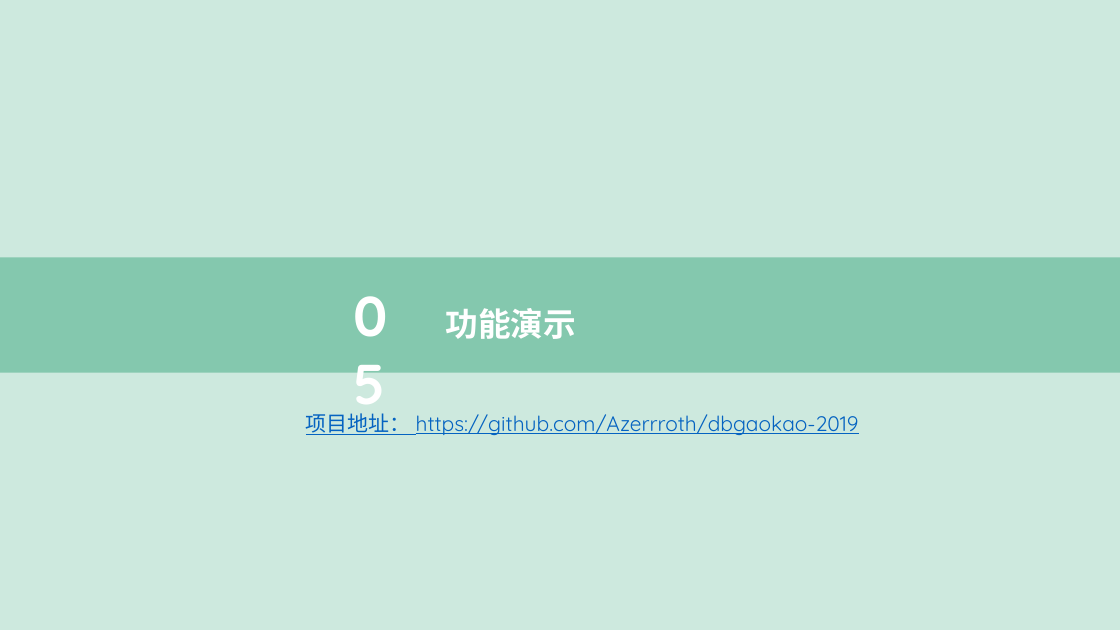
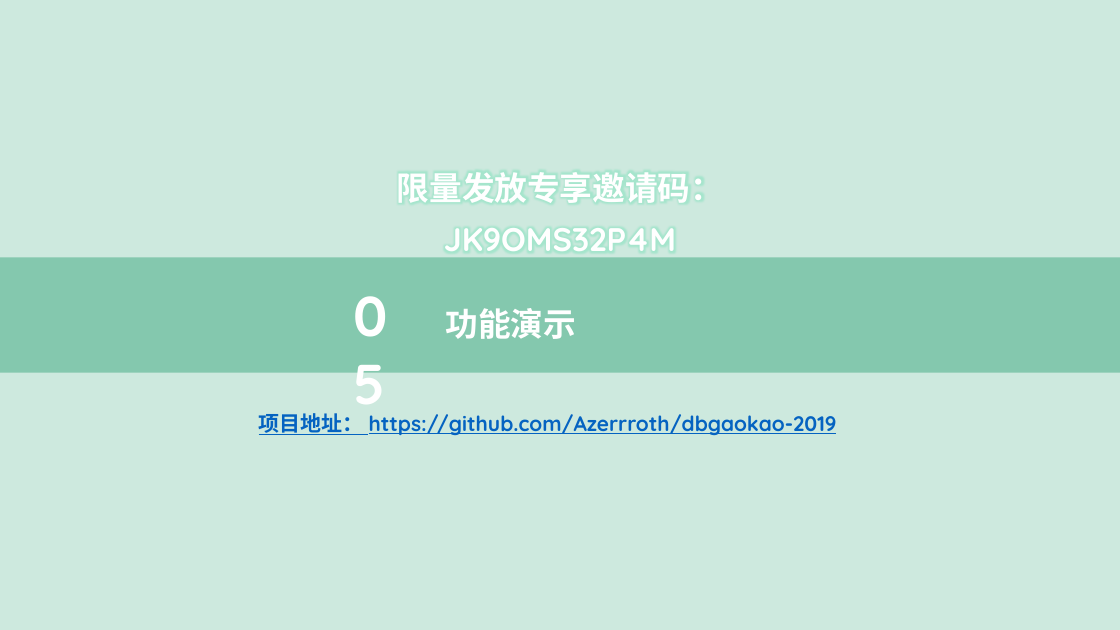
Before and after one commit to Azerrroth/dbgaokao-2019, a slide deck: slide 13 of 数据库展示.pptx (slide 11 before the commit). Drawn at 1120x630 pixels with LibreOffice and Linux fonts; fonts in the diff are those of the drawing; background and template pictures are left out. Boxes give left, top, right and bottom in pixels: in the first picture for what was removed or moved away, otherwise in the second. Text is boxed around its words. In the diff, an @@ line names an element or a change of style, - is before the commit and + after.

```diff
--- a/数据库展示.pptx
+++ b/数据库展示.pptx
@@ text added at [397, 173, 723, 260], 28 pt, text #FFFFFF, bold @@
+限量发放专享邀请码：JK9OMS32P4M
@@ text "项目地址： https://github.com/Azerrroth/dbgaokao-2019": place and size @@
-text "项目地址： https://github.com/Azerrroth/dbgaokao-2019" at [306, 413, 859, 435]
+text "项目地址： https://github.com/Azerrroth/dbgaokao-2019" at [259, 413, 837, 435]
@@ text "项目地址： https://github.com/Azerrroth/dbgaokao-2019" at [259, 413, 837, 435]: bold on @@
```
Also in this commit, not shown: 6 other slides changed, 2 slides added, 1 slide removed, 1 other file.
